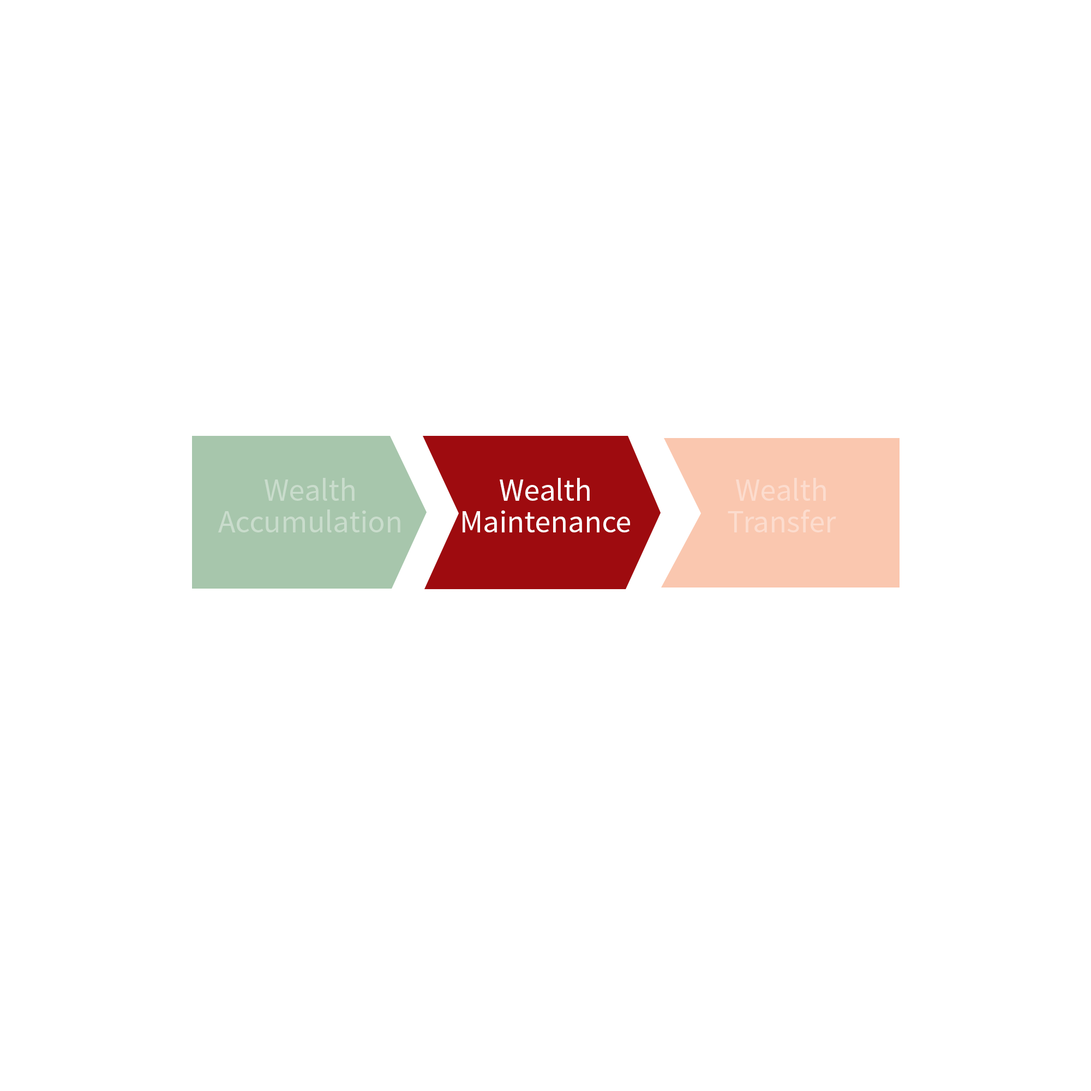
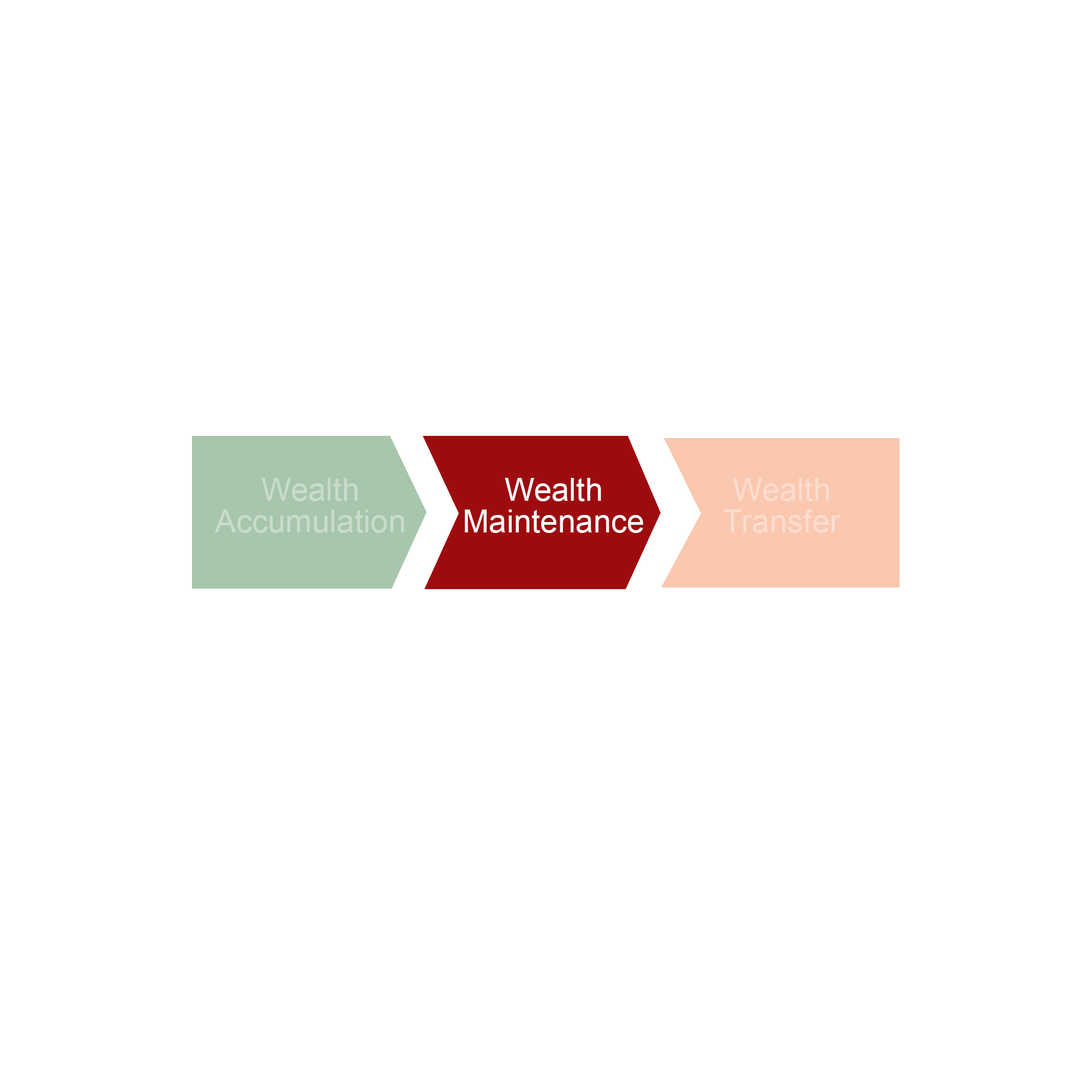
Revision of a layered w=1091, h=1091 image; what changed, layer by layer:
painted on "Wealth Transfer" over [723, 478, 841, 534]
painted on "Wealth Maintenance" over [462, 478, 644, 534]
painted on "Wealth Accumulation" over [215, 478, 405, 534]
